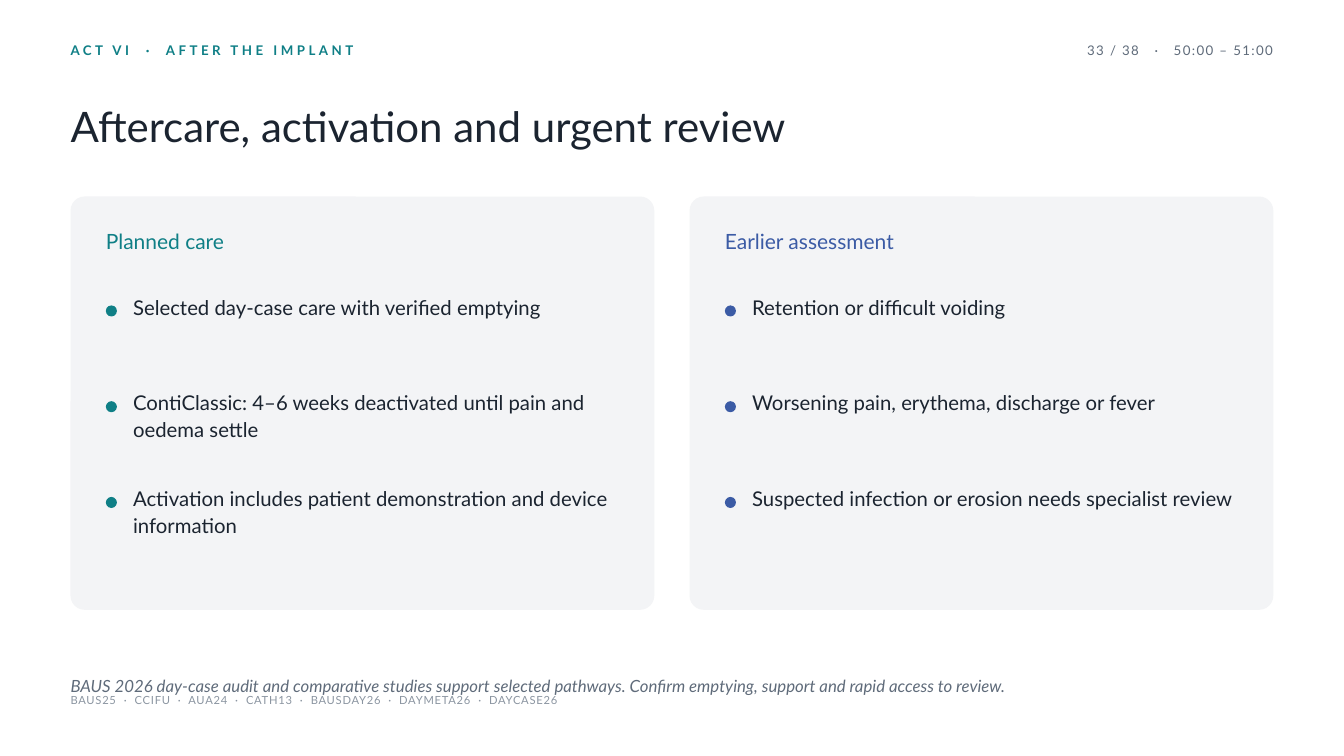
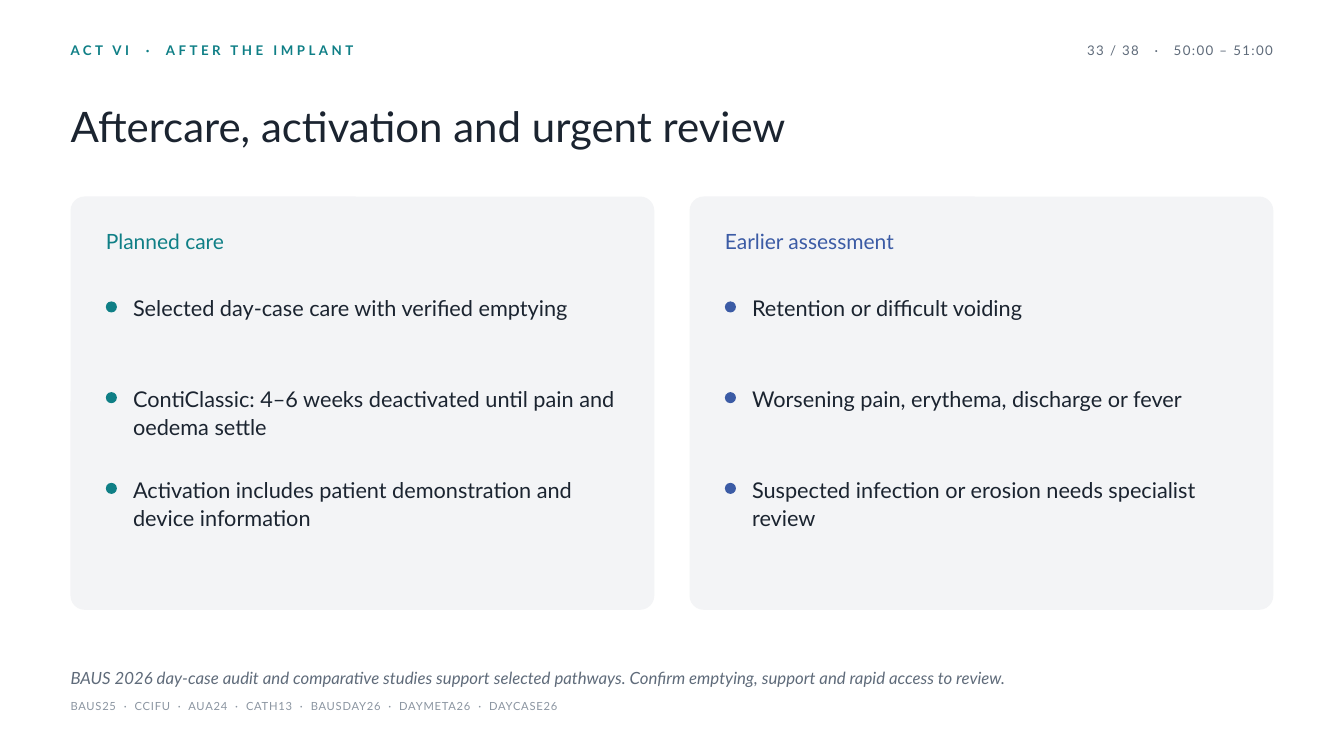
Before and after one commit to nityjr-ctrl/aus-presentation, a slide deck: slide 40 of presentation/AUS-teaching-deck.pptx. Drawn at 1344x756 pixels with LibreOffice and Linux fonts; fonts in the diff are those of the drawing. Boxes give left, top, right and bottom in pixels: in the first picture for what was removed or moved away, otherwise in the second. Text is boxed around its words. In the diff, an @@ line names an element or a change of style, - is before the commit and + after.

```diff
--- a/presentation/AUS-teaching-deck.pptx
+++ b/presentation/AUS-teaching-deck.pptx
@@ ellipse: place and size @@
-ellipse at [106, 306, 117, 317]
+ellipse at [106, 301, 117, 313]
@@ ellipse: place and size @@
-ellipse at [725, 306, 736, 317]
+ellipse at [725, 301, 736, 313]
@@ 2 ellipses, 1 text: place and size @@
-2 ellipses, 1 text at [71, 401, 1005, 695]
+2 ellipses, 1 text at [71, 392, 1005, 687]
@@ text "Activation includes patient demonstration and ...": place and size @@
-text "Activation includes patient demonstration and ..." at [133, 491, 608, 533]
+text "Activation includes patient demonstration and ..." at [133, 482, 572, 526]
@@ size 14.5 to 15.5 pt in 6 elements at [133, 300, 568, 320], [752, 300, 1022, 320], [133, 391, 614, 435], [752, 391, 1182, 411], [133, 482, 572, 526], [752, 482, 1195, 526] @@
@@ text "Suspected infection or erosion needs ...": place and size @@
-text "Suspected infection or erosion needs ..." at [752, 491, 1232, 510]
+text "Suspected infection or erosion needs ..." at [752, 482, 1195, 526]
@@ ellipse: place and size @@
-ellipse at [106, 497, 117, 508]
+ellipse at [106, 483, 117, 494]
@@ ellipse: place and size @@
-ellipse at [725, 497, 736, 508]
+ellipse at [725, 483, 736, 494]
@@ text "BAUS25 · CCIFU · AUA24 ...": place and size @@
-text "BAUS25 · CCIFU · AUA24 ..." at [71, 696, 557, 704]
+text "BAUS25 · CCIFU · AUA24 ..." at [71, 702, 557, 710]
```
Also in this commit, not shown: 42 other slides changed, 6 other files.
